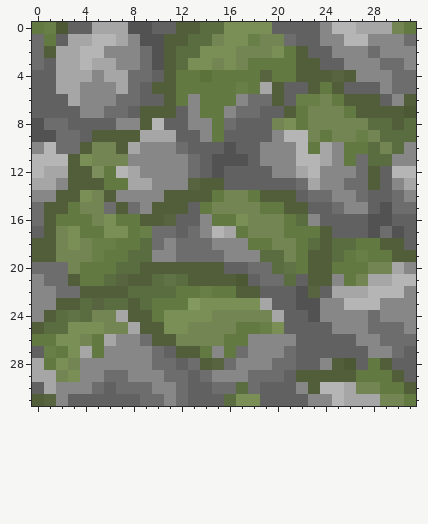
Pixel-art sprite: textures/blocks/cobblestone_mossy.png. The first picture shows the starting point.
The file is 32x32 pixels. Colours within 5 levels of each other are drawn and written as one.
And afterwards:
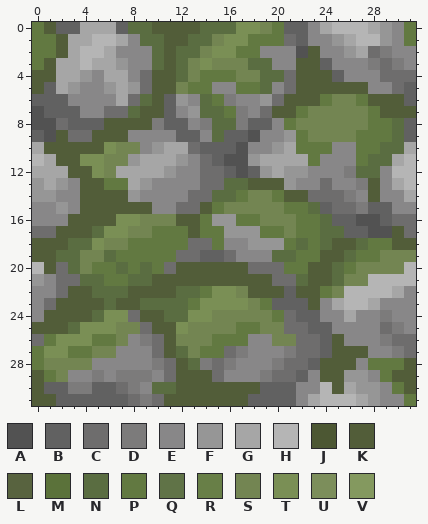
Palette (. is transparent): A #525252  B #616161  C #6e6d6d  D #7c7b7b  E #888788  F #969696  G #a6a6a6  H #b5b5b5  J #4c5733  K #525d39  L #58633f  M #5b723a  N #5a6d41  P #627941  Q #607347  R #687f47  S #738552  T #7a8f55  U #7c8e5b  V #84995f
Change:
@@ x 0..31 @@
- 0 PRJBBGGGAABBKKNNTTTTBBBBEHHGGGSP
- 1 CPBGGHHGEAAKKNNSTTRSSCBBEEHHEEEC
- 2 CKGGHHEEECAKNNTTTSSSTPKBBEEECEEE
- 3 CBGGHGGEECAKNTTSTSPPPPKKBBEEECCE
- 4 BBGGGEGGCCBKPPMPPPPLPPKKKLKEEECC
- 5 BBGGEEEGCBKKPPPPPRPGKBBKPKBBBECC
- 6 BBBGEEECCBBKPEPPPECCKBRRSPKKKBEK
- 7 BBBBEECCBKKKBEPPECCBBKPSSSPKKKKJ
- 8 ACCBBBBEEKHBBEEPCBBBSTPSSSSSNNKN
- 9 AACCBKKKKGGGBBEPBBBBEHHSPSSRSNNN
-10 EHCCKSSKGEEECBBBABBEEEHPGEPPNSNE
-11 HHHKTSSSEEEEECBAAABEEEHHGEPCNNEE
-12 HGGKKUPHGEEEECBABBBBEEGHEEECKBHH
-13 GGEKKKPPGGEEELKKBBBBBBCGEECCKBEG
-14 EEKKTSKEEEEKKKKPSSPKKKBCCEECBBCE
-15 CKKPSSCKCEKKKBPSSSSPPKKBBCEEBACC
-16 CKPPPSTPPKKLBBEPPTSSSPNEBBBBAABB
-17 BKSTPPTTPRCCBCEHGPSSSPPPKBBBACAB
-18 KKSTSRRPPNCECCCEEEPPSSPNKNNPPKKB
-19 KKSSSRPPNNEECCCCEEENNSPKKNPRPPKK
-20 CCCSPPPNNKKKKKKKBBCCNQPKKPPPSSGE
-21 ECCKPPNLKKNQNKKKKJBCCNBKKEPSGGHH
-22 EECCKKKKNNNNPPRPPKKBBBALBGGGHHHE
-23 EEKKNLNNKNPPPVTTTTTGBBAAEEHHHEEE
-24 EKNQNSSGKKPTTTTSSSSSGBBAEEEECEEE
-25 KNNTTTSSGKKTTSSSSPPRTBBBBEEECCCE
-26 PPTTSPGEECKKSSSSPPEEEEBBBBBEECCC
-27 BRPTGPEEEECBKKPEPCEEECBBBBBBEECB
-28 GPTSEEEEEECCBCKLCEEECCBBEKJBPKBB
-29 GGSTEECCEEECCBCEEECCCBKKKKKPPPKB
-30 BGEEECBCCCEECBBCCNCBBBEKHHGSSPPK
-31 KLEBBBBBBCCECBBBNTTBBBBEEHGGGSSP
+ 0 PKBBGGGBNNKKKKNNNTTSPBBEGHHHGFEP
+ 1 PPKGGHHGENNKKNNSTTPPPCBEEFGHHFEP
+ 2 PPKGHHGEEENKNNSTTPPEEEAKEEFGCDEE
+ 3 PKGGHGGFEENKNSTSSSNNEEKKBEEEDCDE
+ 4 KKGGFEGGECKKNSPPPSSNNCKKKBEEECCC
+ 5 KBGFEEFGFCKKSPPEEPPNECKKKKKKEECB
+ 6 BBBEEEEGCNKBFENPDEEFCKKKPSSPKKKB
+ 7 ABBBEECCNKKBEFNNPDECKKPSSSSSPKKK
+ 8 AACBBBKKKKDBBEDNNDBBEPSSSSSSPPNB
+ 9 BAKCCKKKEEEEBBENBBAEEFPSSSSPPPNB
+10 GKKKKKTSSEFGGCBBBAEEFGPPPEEPPNNG
+11 HGKKTTSSFGGGFECBAAFGGGGPEEEPNNGH
+12 GGGKKTSGGGGFEECCBABFGFFEEEDNNEHH
+13 FGFEKKPPGFEEEECCNNKKKFEECEEDKEGH
+14 FFEEKKKKFEEEECCNNPSSPKKCCCDEKEEG
+15 EEFEKKKKKKEECCKPSSSSSPPNBCCDBBEE
+16 EEEKKKKTTSSSKKPFFPPSSSPPNBBAABCC
+17 CCKKKNTTSSPPPKPPFFFPPSPPNNBBAAKC
+18 KKKNNTSSPPPPPCCPEEFFFPNPNKKNPPKK
+19 KKNNSSNPPPPPCCBBCEEENNPPKKNPPSSS
+20 HKCNSPPNPNPCKKKKKKCCCPPKKNPSSSSH
+21 FECCNNPPNNKKKKKKKKKKCCNKKNSSHHHH
+22 EECKKNNNKKKKNNPTTSKKKBKKPSHHHHGE
+23 ECKKKKNKKNNNNPTTTTSPBBBKEGHHGEEE
+24 EKKKKNTTCKKNNTTSSSSSPCBBEEGEEDEE
+25 KKKNTTTSSCKKTSSSSPPSSCCBBEEEECDE
+26 CPTTTPPSEDCKSSSPPPEESSCCBKEEEDCC
+27 PTTPPSSEEECKNSPPCDEEEDCCBKKKEEDC
+28 PSSSSEEEEEDCKNDCDEEEDCCBKKKEPPPK
+29 KPSEEDEDDDECKKKCEEEDCCBEKKFFEPKK
+30 KBBDDBBCDENNKKKKKKKBBBEEHKGFFEPK
+31 KKBBBBBBCDCKKKKKKKBBBBEGHHHGFEEP
Where, in picture pixels (left, top, right, bottom), the same in both pictures:
changed: (32, 22, 416, 406)
